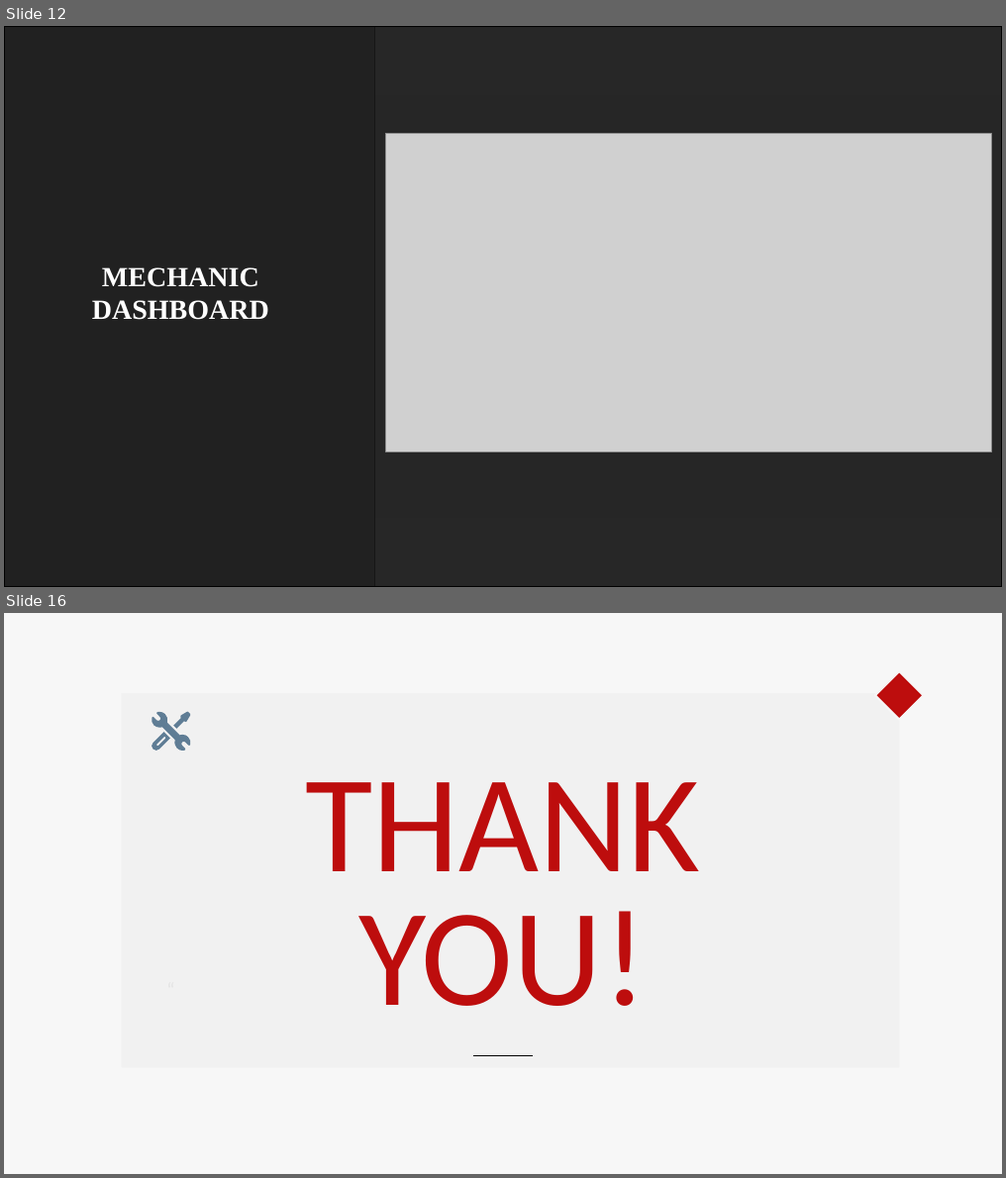
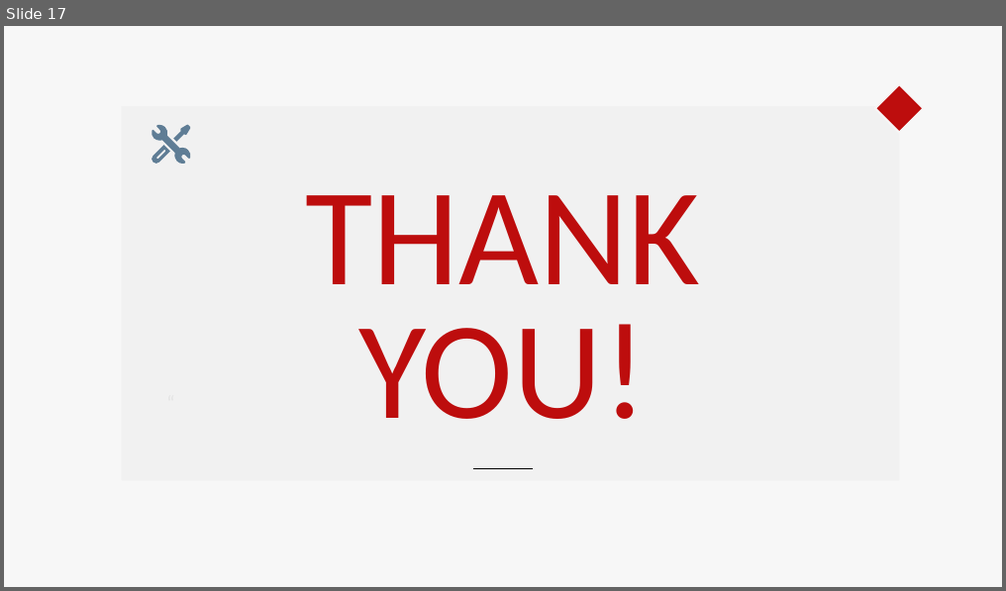
Before and after one commit to akshayanish2610/MINI-PROJECT, a slide deck: Presentation/car care.pptx. Shown one above the other, each under a label of ours: slides 12 and 16 before the commit, slide 17 after it; the slides between them are not shown. The pictures are 1006x1178 and 1006x591 pixels, drawn with LibreOffice and Linux fonts; fonts in the diff are those of the drawing; grey boxes stand for pictures; background and template pictures are left out. Boxes give left, top, right and bottom in pixels: in the first picture for what was removed or moved away, otherwise in the second. Text is boxed around its words. In the diff, an @@ line names an element or a change of style, - is before the commit and + after.

```diff
--- a/Presentation/car care.pptx
+++ b/Presentation/car care.pptx
@@ slide 12 removed at <box>4,26,1002,587</box>, background #F7F7F7 @@
@@ picture removed at <box>4,26,375,586</box> @@
@@ rectangle removed at <box>4,26,1002,586</box> @@
@@ rectangle removed at <box>4,95,1002,519</box> @@
@@ picture removed at <box>385,133,991,452</box> @@
@@ text removed at <box>92,268,269,320</box> @@
-MECHANIC DASHBOARD
@@ what was slide 16 is now slide 17 @@
```
Also in this commit, not shown: 11 slides changed, 5 slides added, 3 other slides removed.
